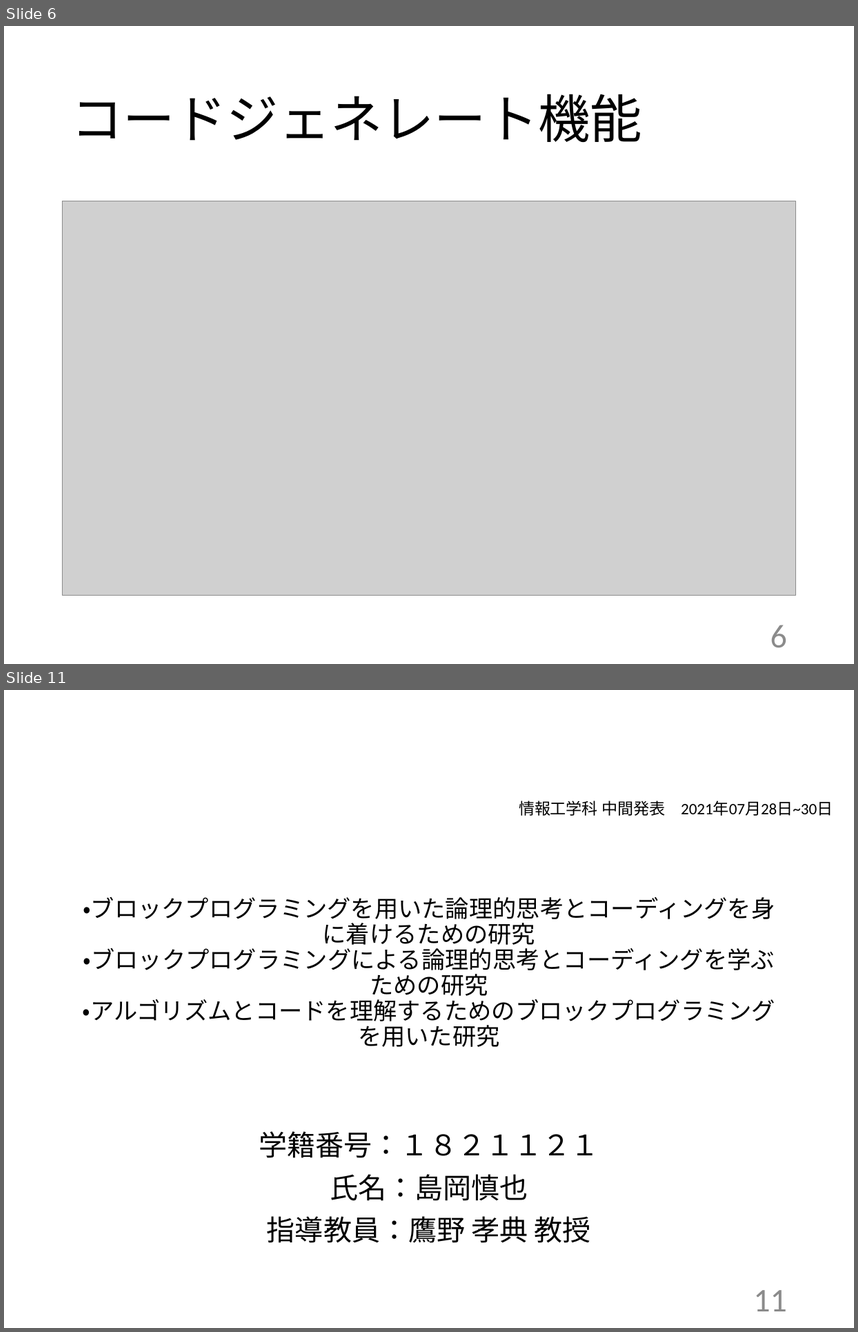
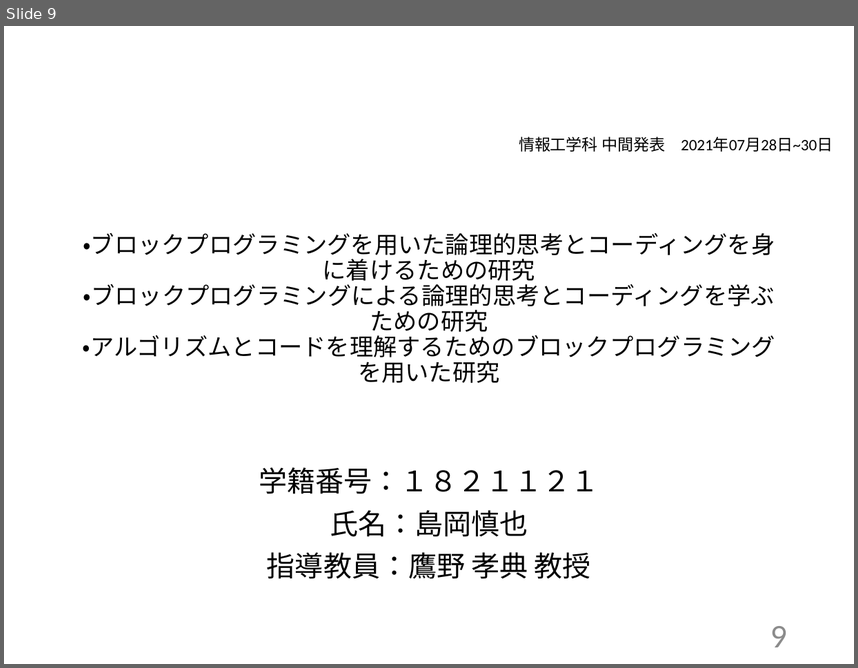
Before and after one commit to kait-takanolab/1821121-shimaoka-thesis, a slide deck: 1821121_shimaoka_tyuukan.pptx. Shown one above the other, each under a label of ours: slides 6 and 11 before the commit, slide 9 after it; the slides between them are not shown. The pictures are 858x1332 and 858x668 pixels, drawn with LibreOffice and Linux fonts; fonts in the diff are those of the drawing; grey boxes stand for pictures. Boxes give left, top, right and bottom in pixels: in the first picture for what was removed or moved away, otherwise in the second. Text is boxed around its words. In the diff, an @@ line names an element or a change of style, - is before the commit and + after.

```diff
--- a/1821121_shimaoka_tyuukan.pptx
+++ b/1821121_shimaoka_tyuukan.pptx
@@ slide 6 removed at (4, 26, 854, 664), background #FFFFFF @@
@@ title removed at (71, 94, 642, 142) @@
-コードジェネレート機能
@@ picture removed at (63, 201, 795, 595) @@
@@ page number removed at (771, 624, 787, 647) @@
-6
@@ what was slide 11 is now slide 9 @@
@@ page number at (771, 626, 787, 647): text changed @@
-11
+9
```
Also in this commit, not shown: 9 slides changed.
